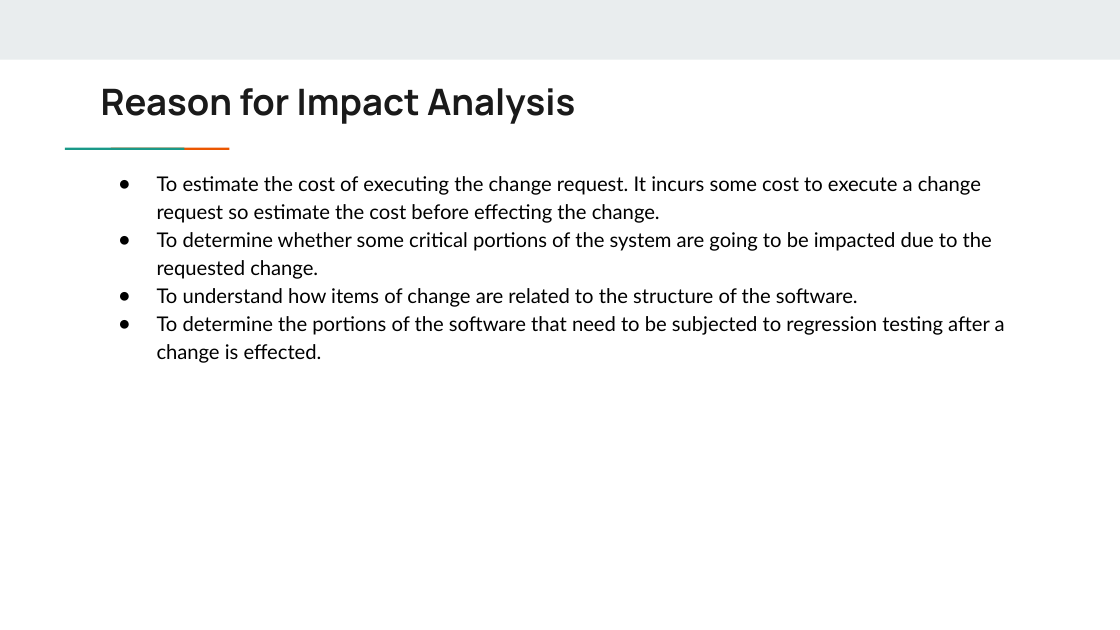
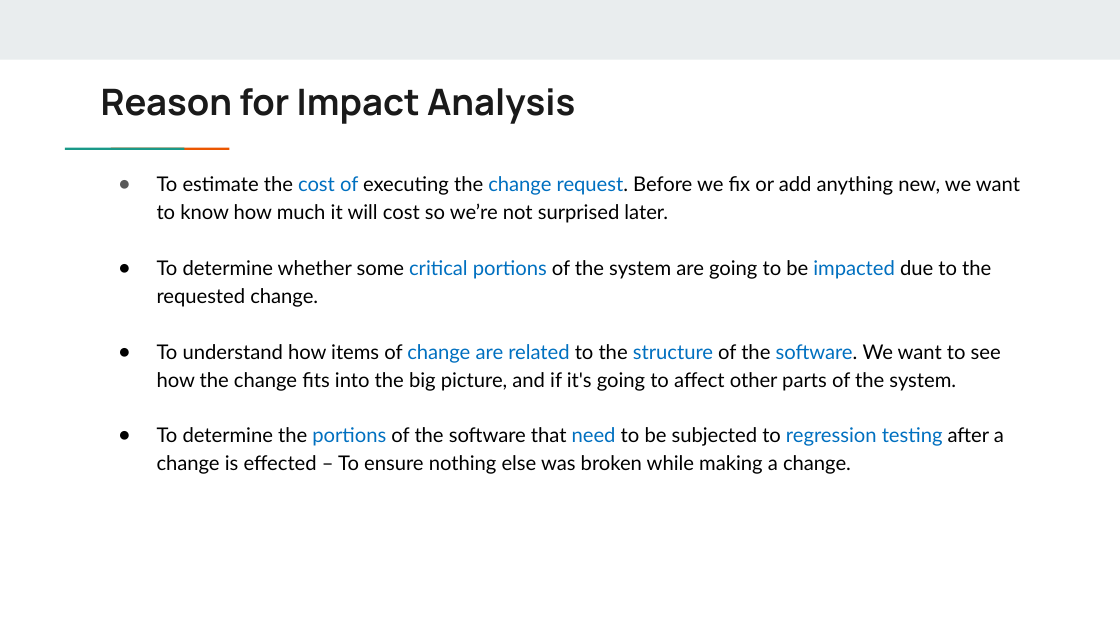
Before and after one commit to GoonerMAK/SWE_4801_Software_Maintenance, a slide deck: slide 4 of Chapter 12_impact analysis.pptx. Drawn at 1120x630 pixels with LibreOffice and Linux fonts; fonts in the diff are those of the drawing. Boxes give left, top, right and bottom in pixels: in the first picture for what was removed or moved away, otherwise in the second. Text is boxed around its words. In the diff, an @@ line names an element or a change of style, - is before the commit and + after.

Commit message:
final updated before mid

```diff
--- a/Chapter 12_impact analysis.pptx
+++ b/Chapter 12_impact analysis.pptx
@@ text at bbox=[157, 176, 1020, 223]: text changed @@
-● To estimate the cost of executing the change request. It incurs some cost to execute a change request so estimate the cost before effecting the change.
+● To estimate the cost of executing the change request. Before we fix or add anything new, we want to know how much it will cost so we’re not surprised later.
@@ text at bbox=[157, 260, 991, 307]: text colour #000000 to #0070C0 in "critical portions impacted" @@
@@ text at bbox=[157, 344, 1004, 474]: text changed @@
-● To understand how items of change are related to the structure of the software.
-● To determine the portions of the software that need to be subjected to regression testing after a change is effected.
+● To understand how items of change are related to the structure of the software. We want to see how the change fits into the big picture, and if it's going to affect other parts of the system.
+● To determine the portions of the software that need to be subjected to regression testing after a change is effected – To ensure nothing else was broken while making a change.
```
Also in this commit, not shown: 41 other slides changed, 1 slide added, 2 slides removed, 3 other files.
